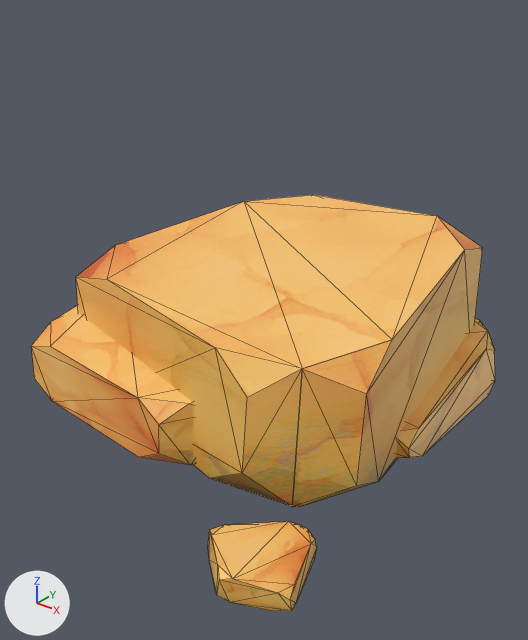
What one commit did to the glTF model assets/biomes/deserts/rockdesert001.glb.
Rendered twice from a 50 mm camera at (0.895, -1.042, 0.86) aimed at (0.083, -0.027, 0.231). The axes (+X, +Y, +Z) are drawn at lower left. The lights are the same throughout. Mesh edges are drawn as thin lines. Vertices at the same position are counted once.

In view in the first picture: 'rockDesert001'.
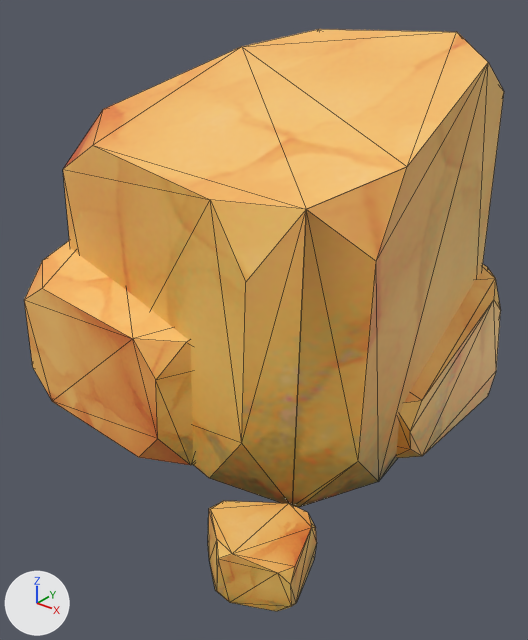
The newer file adds a shape key; the second version is drawn at full value of the shape key 'tall' of 'rockDesert001.001', and the change is written as the vertex moves it makes.

Pixel boxes (x1, y1, x2, y2) of what changed, in the pictures (528 x 640 px; the box of a moved part takes in the faces that stretch with it):
'rockDesert001', reshaped (40% taller)
    before: (31, 195, 495, 612)
    after: (24, 29, 504, 612)
part 1 of me_rock_008, moved or reshaped
    before: (76, 195, 483, 507)
    after: (63, 29, 504, 507)
part 2 of me_rock_008, moved or reshaped
    before: (31, 305, 193, 465)
    after: (24, 241, 193, 465)
part 3 of me_rock_008, moved or reshaped
    before: (396, 318, 495, 458)
    after: (396, 264, 501, 458)
part 4 of me_rock_008, moved or reshaped
    before: (208, 521, 316, 612)
    after: (208, 501, 317, 612)

Patch to the scene script:
```diff
--- a/assets/biomes/deserts/rockdesert001.glb.py
+++ b/assets/biomes/deserts/rockdesert001.glb.py
@@ me_rock_008 @@
 me_rock_008.from_pydata(...)  # 147 vertices, 234 faces; spans x -0.4..0.438, y -0.454..0.471, z 0.0..0.372
 # used by ob_rockdesert001; location = (0.0, 0.0, 0.0)
+# me_rock_008 part 1: the loose piece of 30 vertices spanning x -0.368..0.387, y -0.258..0.415, z 0.0..0.372 is scaled about the mesh origin by (1, 1, 2)
+# me_rock_008 part 2: the loose piece of 29 vertices spanning x -0.4..0.112, y -0.285..0.247, z 0.0..0.194 is scaled about the mesh origin by (1, 1, 2)
+# me_rock_008 part 3: the loose piece of 30 vertices spanning x -0.13..0.415, y -0.017..0.471, z 0.0..0.189 is scaled about the mesh origin by (1, 1, 2)
+# me_rock_008 part 4: the loose piece of 29 vertices spanning x 0.254..0.438, y -0.454..-0.268, z 0.0..0.052 is scaled about the mesh origin by (1, 1, 2)
 me_rock_008.materials.append(mat_stone_2)
```
